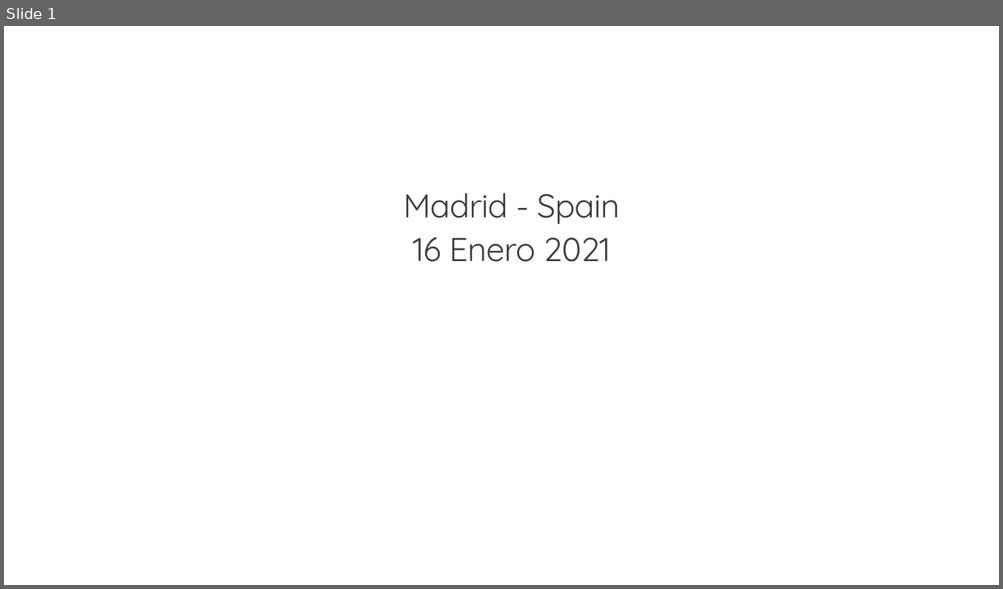
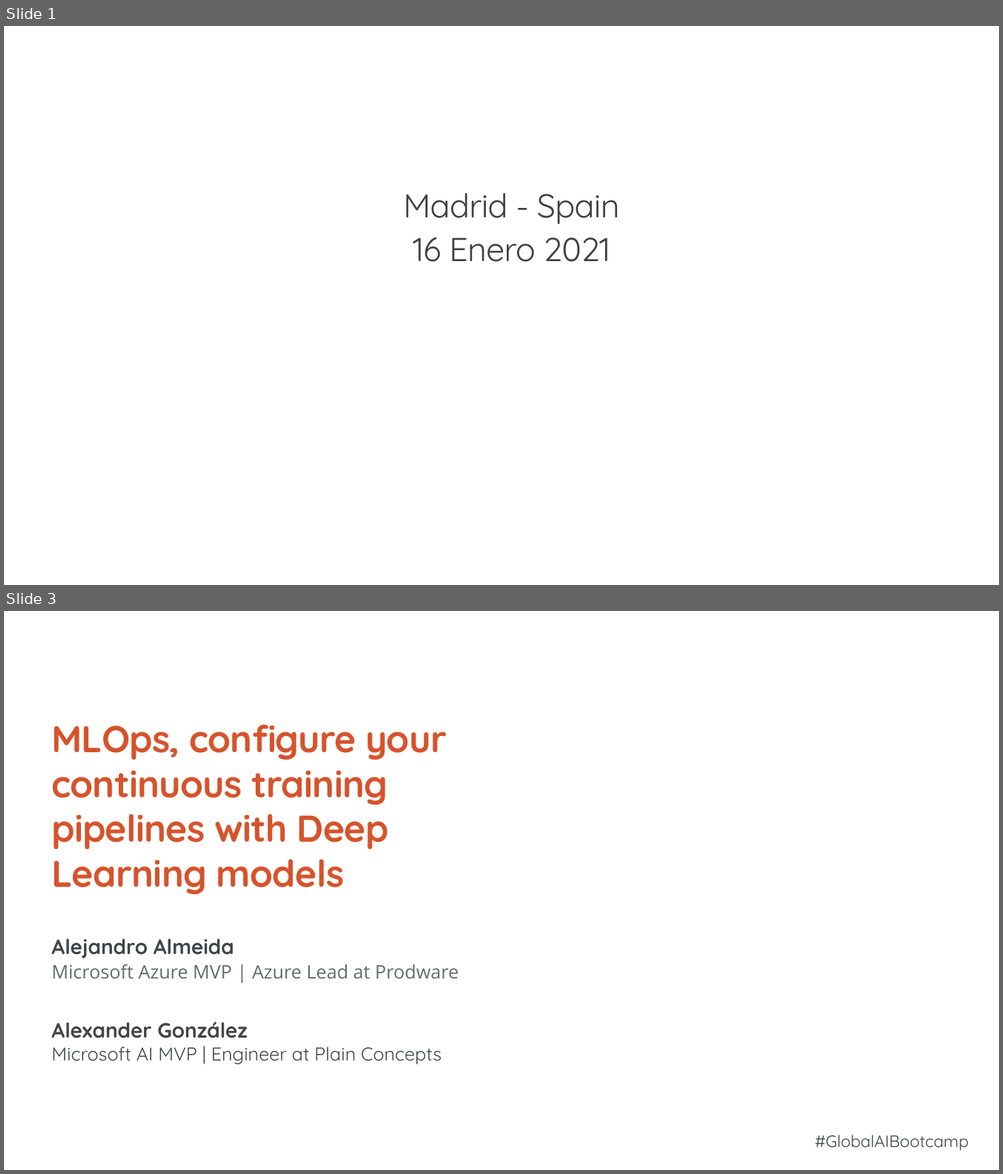
Before and after one commit to GlobalAISpain/GlobalAIBootcamp2020, a slide deck: PPT/1. MLOps, configure your continuous training pipelines with Deep Learning models.pptx. Shown one above the other, each under a label of ours: slide 1 before the commit, slides 1 and 3 after it; the slides between them are not shown. The pictures are 1003x589 and 1003x1174 pixels, drawn with LibreOffice and Linux fonts; fonts in the diff are those of the drawing; background and template pictures are left out. Boxes give left, top, right and bottom in pixels: in the first picture for what was removed or moved away, otherwise in the second. Text is boxed around its words. In the diff, an @@ line names an element or a change of style, - is before the commit and + after.

```diff
--- a/PPT/1. MLOps, configure your continuous training pipelines with Deep Learning models.pptx
+++ b/PPT/1. MLOps, configure your continuous training pipelines with Deep Learning models.pptx
@@ slide 3 added at box(4, 611, 999, 1170), background #FFFFFF @@
@@ title added at box(51, 724, 447, 894), 36 pt, text #D6532B, bold @@
+MLOps, configure your continuous training pipelines with Deep Learning models
@@ text added at box(543, 800, 928, 889), 32 pt, text #FFFFFF @@
+Madrid – Spain
+16 Enero 2021
@@ text added at box(51, 939, 234, 959), 20 pt, text #43444A, bold @@
+Alejandro Almeida
@@ text added at box(51, 965, 458, 979), 18 pt, text #676A6C @@
+Microsoft Azure MVP | Azure Lead at Prodware
@@ text added at box(51, 1022, 247, 1039), 20 pt, text #43444A, bold @@
+Alexander González
@@ text added at box(51, 1047, 441, 1065), 18 pt, text #43444A @@
+Microsoft AI MVP | Engineer at Plain Concepts
@@ text added at box(814, 1135, 968, 1151), 16 pt, text #43444A @@
+#GlobalAIBootcamp
```
Also in this commit, not shown: 1 slide changed, 1 other slide added, 1 slide removed, 4 other files.
